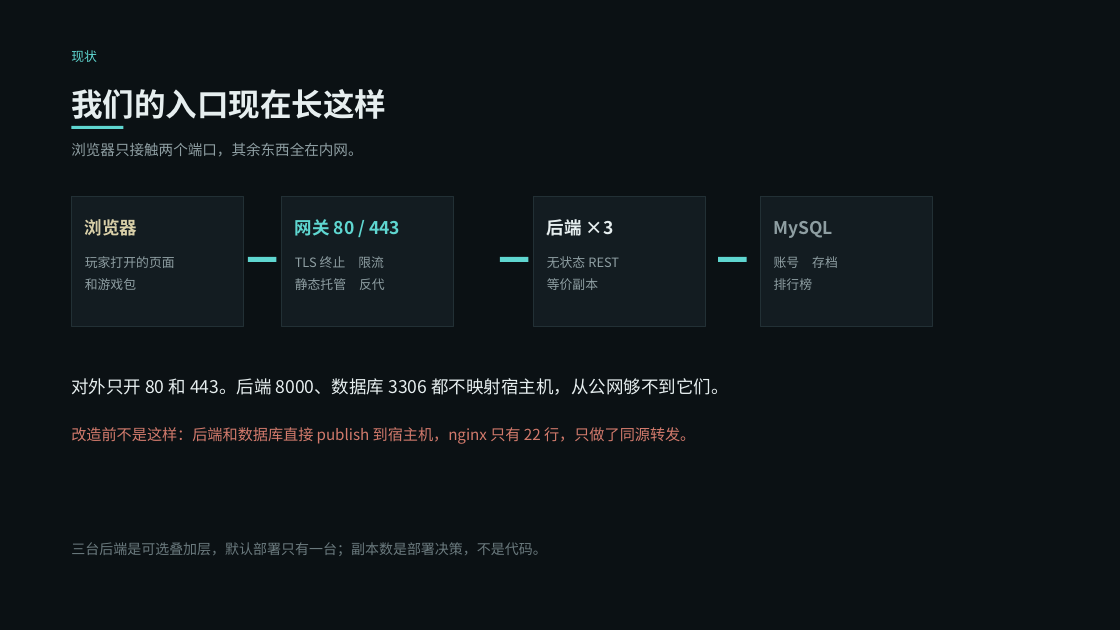
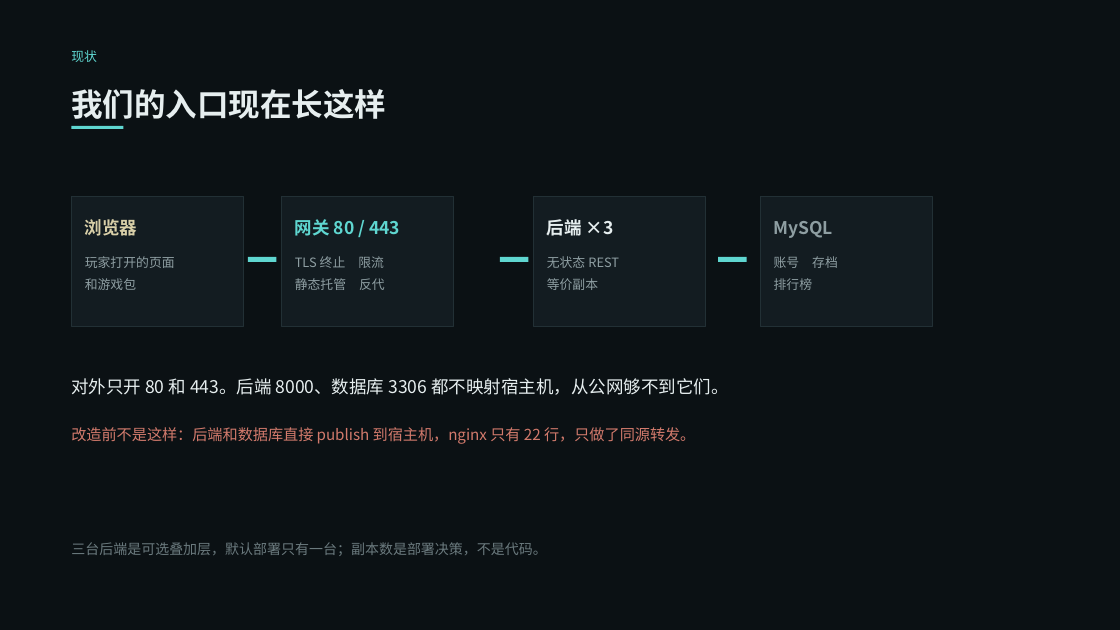
Before and after one commit to VesselPaper/symbiont, a slide deck: slide 2 of share/技术分享-应用代理与负载均衡.pptx. Drawn at 1120x630 pixels with LibreOffice and Linux fonts; fonts in the diff are those of the drawing. Boxes give left, top, right and bottom in pixels: in the first picture for what was removed or moved away, otherwise in the second. Text is boxed around its words. In the diff, an @@ line names an element or a change of style, - is before the commit and + after.

```diff
--- a/share/技术分享-应用代理与负载均衡.pptx
+++ b/share/技术分享-应用代理与负载均衡.pptx
@@ text removed at (71,143,362,157) @@
-浏览器只接触两个端口，其余东西全在内网。
```
Also in this commit, not shown: 14 other slides changed, 1 other file.
